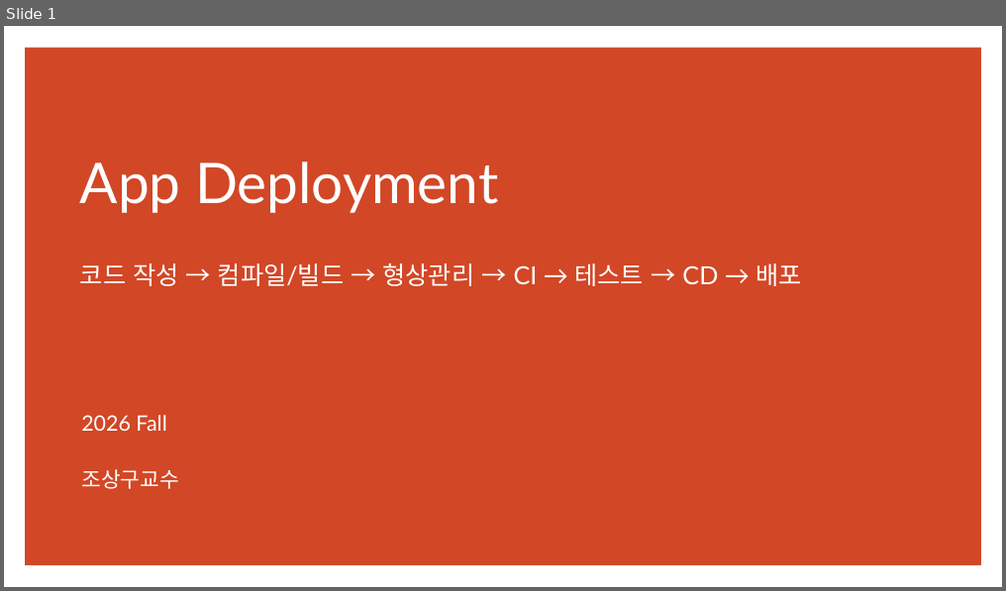
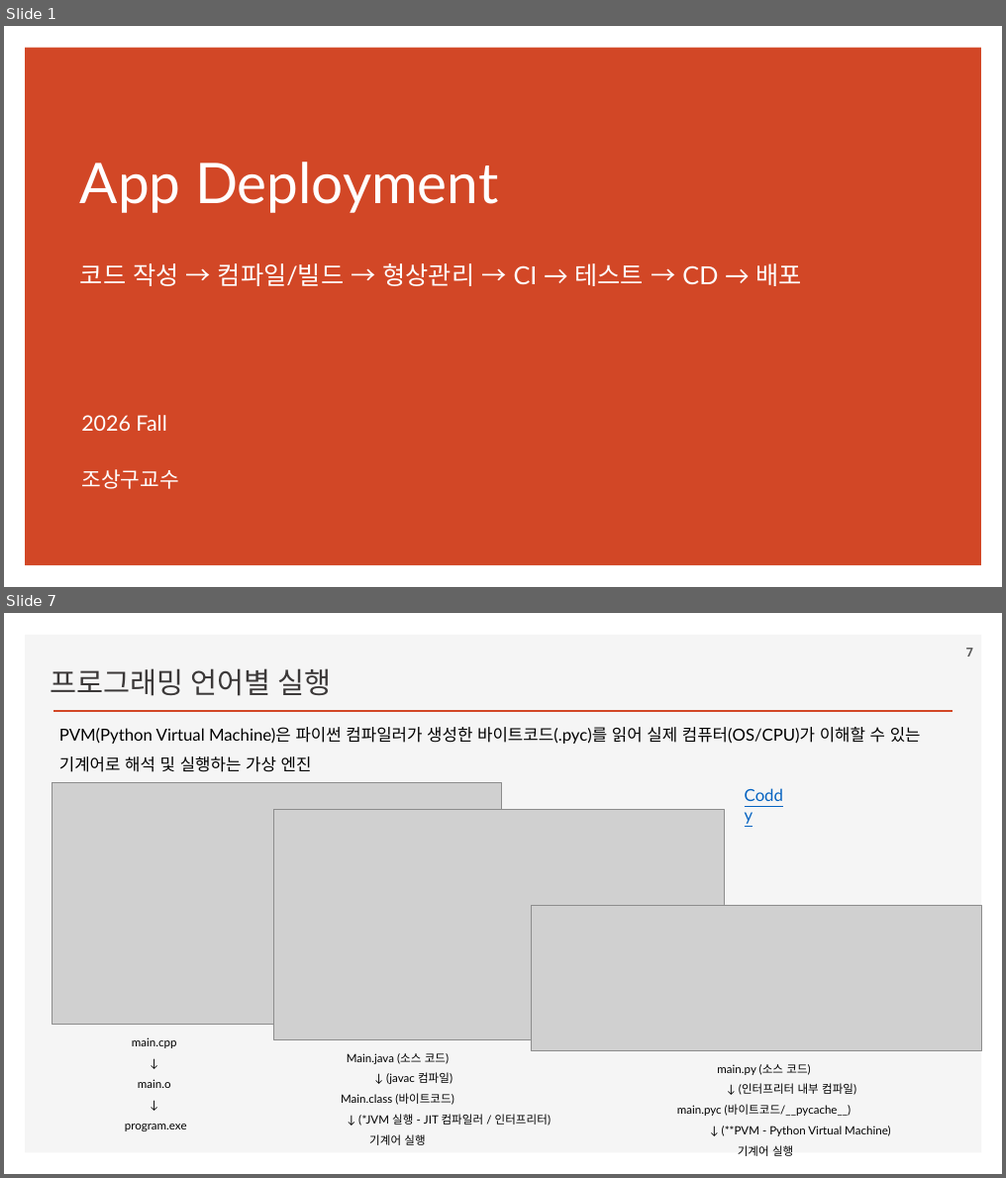
Before and after one commit to ancestor9/2026_Fall_Application-Deployment, a slide deck: App Deployment.pptx. Shown one above the other, each under a label of ours: slide 1 before the commit, slides 1 and 7 after it; the slides between them are not shown. The pictures are 1006x591 and 1006x1178 pixels, drawn with LibreOffice and Linux fonts; fonts in the diff are those of the drawing; grey boxes stand for pictures; background and template pictures are left out. Boxes give left, top, right and bottom in pixels: in the first picture for what was removed or moved away, otherwise in the second. Text is boxed around its words. In the diff, an @@ line names an element or a change of style, - is before the commit and + after.

```diff
--- a/App Deployment.pptx
+++ b/App Deployment.pptx
@@ slide 7 added at bbox=[4, 613, 1002, 1174], background #FFFFFF @@
@@ rectangle added at bbox=[25, 635, 982, 1154], fill #F5F5F5 @@
@@ text added at bbox=[51, 668, 331, 696], 28 pt, text #3B3838 @@
+프로그래밍 언어별 실행
@@ page number added at bbox=[966, 648, 973, 657], 12 pt, text #595959, bold @@
+7
@@ line added from (54, 711) to (952, 711), #D24726 2 pt @@
@@ text added at bbox=[59, 727, 921, 772], 16 pt, text #000000 @@
+PVM(Python Virtual Machine)은 파이썬 컴파일러가 생성한 바이트코드(.pyc)를 읽어 실제 컴퓨터(OS/CPU)가 이해할 수 있는 기계어로 해석 및 실행하는 가상 엔진
@@ picture added at bbox=[52, 783, 502, 1024] @@
@@ text added at bbox=[737, 781, 794, 809], 16 pt, text #0563C1, underline @@
+Coddy
@@ picture added at bbox=[274, 809, 724, 1041] @@
@@ picture added at bbox=[531, 905, 982, 1052] @@
@@ text added at bbox=[125, 1038, 187, 1132], 11 pt, text #000000 @@
+main.cpp
+↓
+main.o
+↓
+program.exe
@@ text added at bbox=[341, 1054, 550, 1146], 11 pt, text #000000 @@
+Main.java (소스 코드)
+↓ (javac 컴파일)
+Main.class (바이트코드)
+↓ (*JVM 실행 - JIT 컴파일러 / 인터프리터)
+기계어 실행
@@ text added at bbox=[677, 1064, 890, 1157], 11 pt, text #000000 @@
+main.py (소스 코드)
+↓ (인터프리터 내부 컴파일)
+main.pyc (바이트코드/__pycache__)
+↓ (**PVM - Python Virtual Machine)
+기계어 실행
```
Also in this commit, not shown: 12 slides changed, 9 other slides added.
